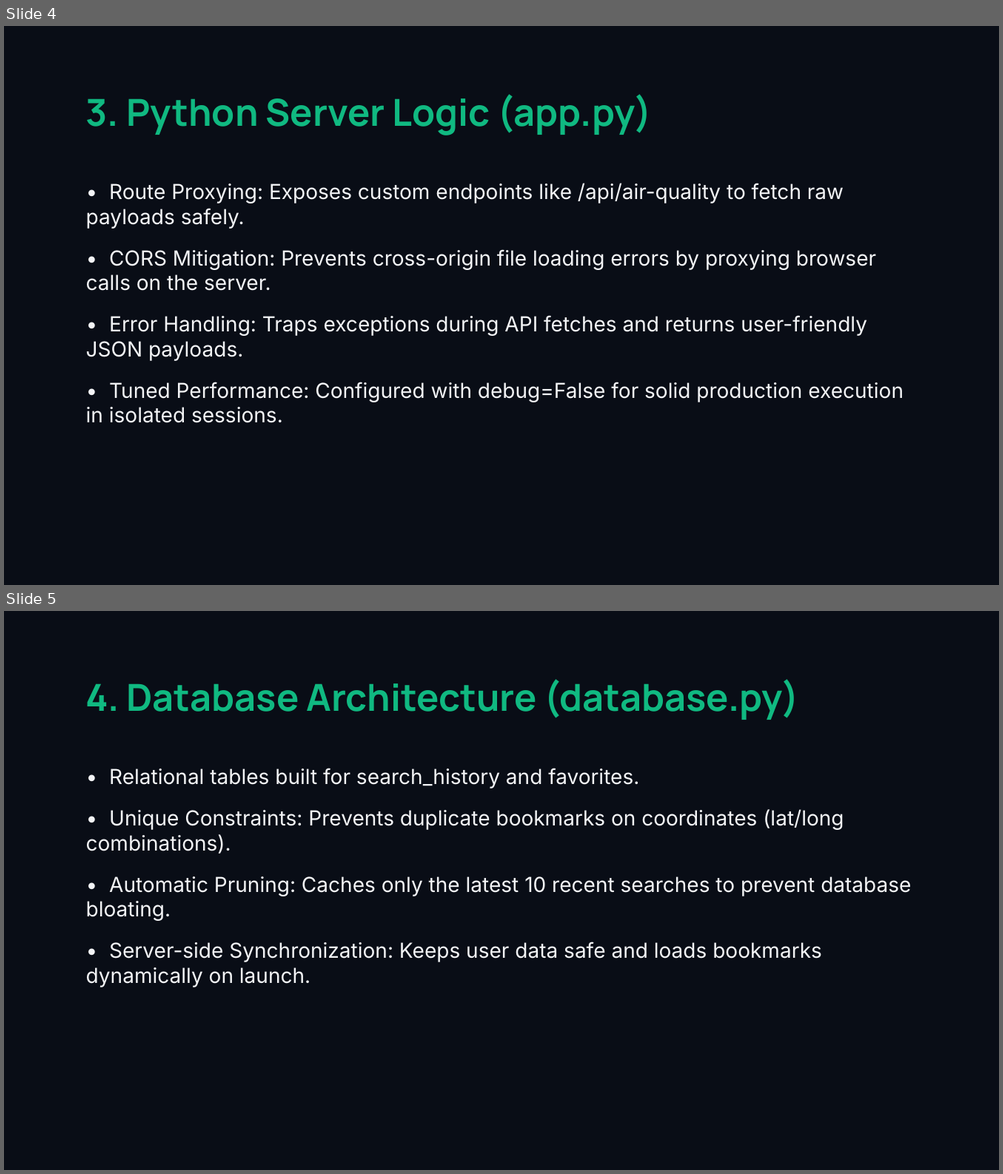
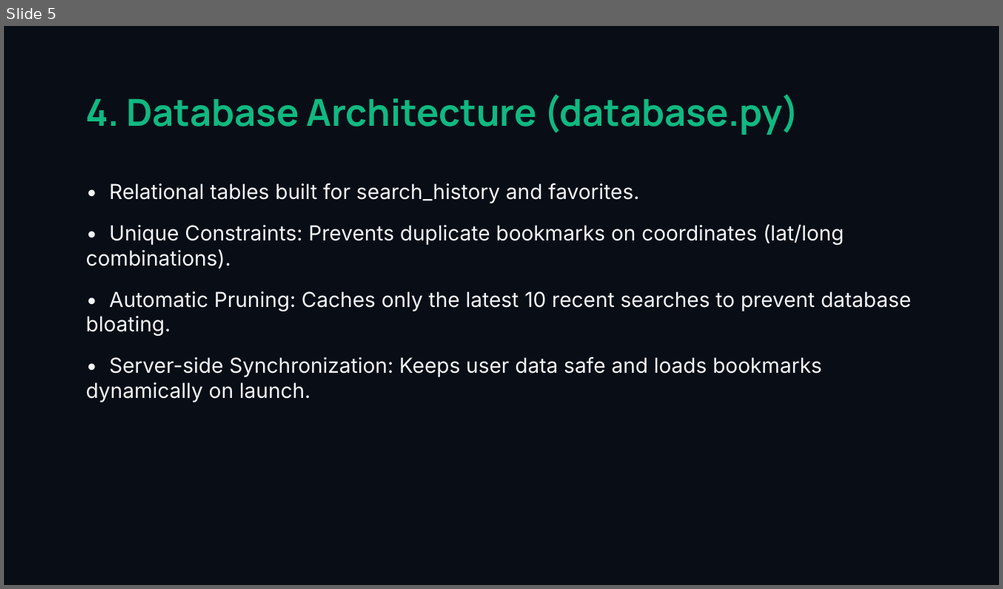
Before and after one commit to Shivaraj519/AeroQuest, a slide deck: AeroQuest_Presentation.pptx. Shown one above the other, each under a label of ours: slides 4 and 5 before the commit, slide 5 after it. The pictures are 1003x1174 and 1003x589 pixels, drawn with LibreOffice and Linux fonts; fonts in the diff are those of the drawing. Boxes give left, top, right and bottom in pixels: in the first picture for what was removed or moved away, otherwise in the second. Text is boxed around its words. In the diff, an @@ line names an element or a change of style, - is before the commit and + after.

```diff
--- a/AeroQuest_Presentation.pptx
+++ b/AeroQuest_Presentation.pptx
@@ slide 4 removed at (4, 26, 999, 585), background #090D16 @@
@@ text removed at (86, 94, 652, 136) @@
-3. Python Server Logic (app.py)
@@ text removed at (86, 183, 903, 423) @@
-• Route Proxying: Exposes custom endpoints like /api/air-quality to fetch raw payloads safely.
-• CORS Mitigation: Prevents cross-origin file loading errors by proxying browser calls on the server.
-• Error Handling: Traps exceptions during API fetches and returns user-friendly JSON payloads.
-• Tuned Performance: Configured with debug=False for solid production execution in isolated sessions.
```
Also in this commit, not shown: 5 slides changed, 4 slides added, 3 other slides removed, 1 other file.
